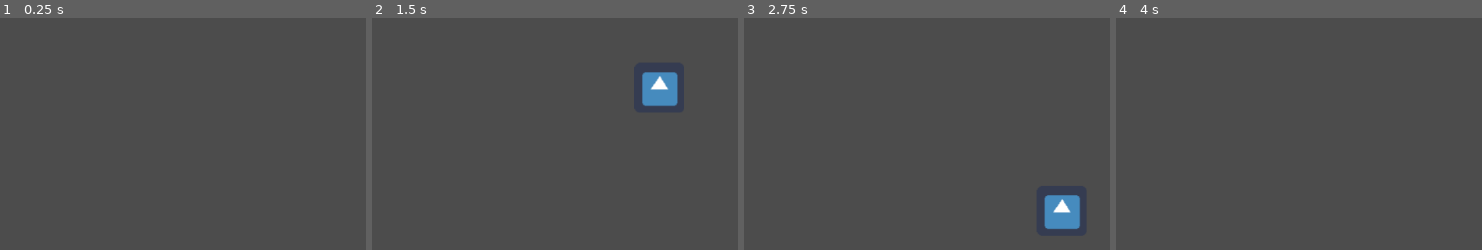
Above: before the commit, frames 1-4 (left to right).
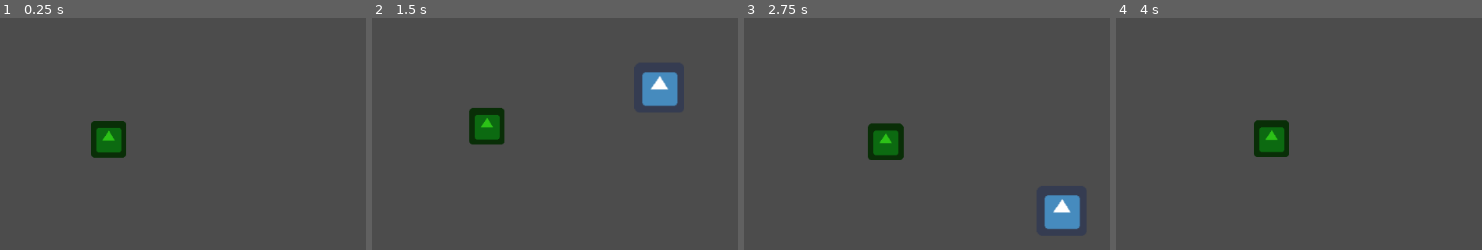
Above: after the commit, the same moments.

Repository: ElkkuTheBaws/ldjam46
Game: Godot game, scene res://TestMap.tscn
The game is run twice, just before and just after one commit, with the same random seed, the same clock (stepped at 60 frames per second) and the same inputs. Before the commit the project has no main scene; this scene is started directly in both runs. The engine's default icon, where the game draws it, is replaced by a stand-in: a white triangle on a blue panel in a dark square.
Inputs:
- Up to frame 1 (0.25 s): no input
- Up to frame 2 (1.5 s): tap Enter at 0.5 s; hold Right (ui_right) 0.53-1.28 s; hold Down (ui_down) from 1.28 s (still down)
- Up to frame 3 (2.75 s): release Down (ui_down) at 2.03 s; hold Right (ui_right) from 2.03 s (still down)
- Up to frame 4 (4 s): release Right (ui_right) at 2.78 s; hold Up (ui_up) 2.78-3.53 s; hold Left (ui_left) from 3.53 s (still down)
The pictures show only the part of the screen within x 50-100%, y 34-83%; the shares and areas given below are measured in that part.

The runs differ from the first frame. In frame 1, 1.5% of the frame differs, in the area x 24-35%, y 44-61%; in frame 2, 1.5%; in frame 3, 1.6%, in the area x 33-44%, y 45-62%; in frame 4, 1.5%.

Commit message:
Enemy movement when player enters area.

Diff:
--- a/Enemy.tscn
+++ b/Enemy.tscn
@@ -7,19 +7,18 @@
 extents = Vector2( 4.66505, 4.32467 )
 
 [sub_resource type="CircleShape2D" id=2]
-radius = 61.145
+radius = 132.015
 
 [node name="Enemy" type="KinematicBody2D"]
 script = ExtResource( 2 )
 
 [node name="Sprite" type="Sprite" parent="."]
-position = Vector2( 0.149812, -0.56194 )
-scale = Vector2( 0.153092, 0.15578 )
+modulate = Color( 0.176471, 0.760784, 0.0941176, 1 )
+scale = Vector2( 0.714559, 0.733289 )
 texture = ExtResource( 1 )
 
 [node name="CollisionShape2D" type="CollisionShape2D" parent="."]
 position = Vector2( 0.161991, -0.161989 )
-scale = Vector2( 1, 1 )
 shape = SubResource( 1 )
 
 [node name="PlayerDetector" type="Area2D" parent="."]
--- a/Enemy1.gd
+++ b/Enemy1.gd
@@ -1,7 +1,7 @@
 extends Enemy
 
-var speed = 200.0
-var min_distance = 100.0
+var speed = 2000.0
+var min_distance = 300.0
 
 
 var tplayer : player
--- a/TestMap.tscn
+++ b/TestMap.tscn
@@ -1,13 +1,13 @@
-[gd_scene load_steps=3 format=2]
+[gd_scene load_steps=4 format=2]
 
 [ext_resource path="res://Player.tscn" type="PackedScene" id=1]
 [ext_resource path="res://Barrel.tscn" type="PackedScene" id=2]
+[ext_resource path="res://Enemy.tscn" type="PackedScene" id=3]
 
 [node name="TestMap" type="Node2D"]
 
 [node name="Player" parent="." instance=ExtResource( 1 )]
 position = Vector2( 516.942, 254.594 )
-inertia = 100
 
 [node name="StaticBody2D" type="StaticBody2D" parent="."]
 
@@ -16,4 +16,6 @@
 
 [node name="Barrel" parent="." instance=ExtResource( 2 )]
 position = Vector2( 261.192, 297.922 )
-angular_damp = 0.0
+
+[node name="Enemy" parent="." instance=ExtResource( 3 )]
+position = Vector2( 694.506, 359.425 )
--- a/project.godot
+++ b/project.godot
@@ -27,6 +27,7 @@
 [application]
 
 config/name="ldjam"
+run/main_scene="res://TestMap.tscn"
 config/icon="res://icon.png"
 
 [rendering]
Not shown, changed: .mono/metadata/ide_server_meta.txt
